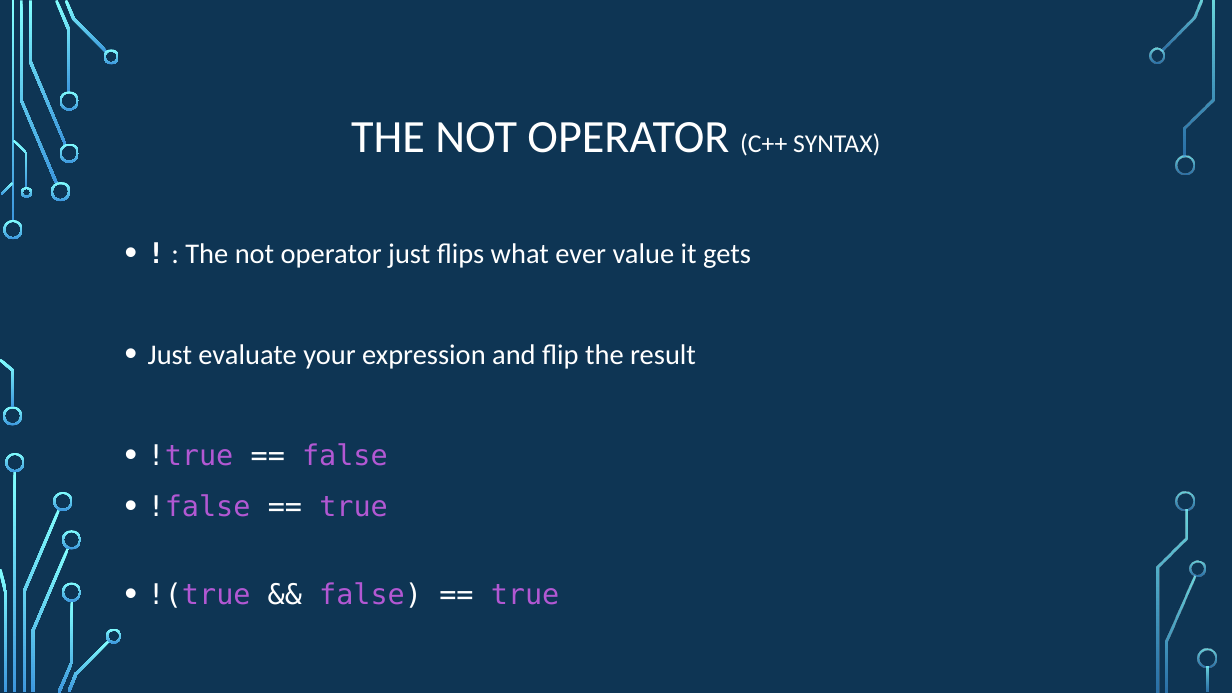
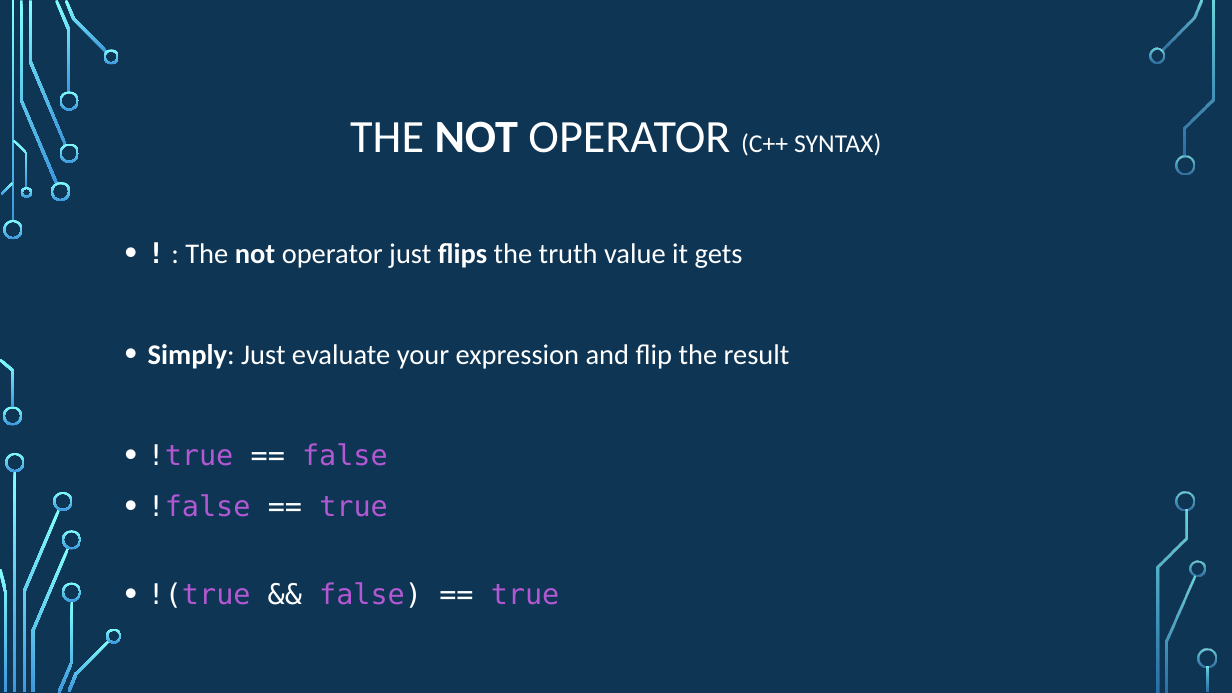
Before and after one commit to psypdt/ZIS_C-_Summer_Course_2019, a slide deck: slide 9 of Day_2/Day_2.pptx. Drawn at 1232x693 pixels with LibreOffice and Linux fonts; fonts in the diff are those of the drawing; background and template pictures are left out. Boxes give left, top, right and bottom in pixels: in the first picture for what was removed or moved away, otherwise in the second. Text is boxed around its words. In the diff, an @@ line names an element or a change of style, - is before the commit and + after.

```diff
--- a/Day_2/Day_2.pptx
+++ b/Day_2/Day_2.pptx
@@ title "THE NOT OPERATOR (C++ SYNTAX)" at (350, 121, 881, 156): bold on in "NOT" @@
@@ text at (148, 243, 790, 369): text changed @@
-• ! : The not operator just flips what ever value it gets
-• Just evaluate your expression and flip the result
+• ! : The not operator just flips the truth value it gets
+• Simply: Just evaluate your expression and flip the result
```
Also in this commit, not shown: 5 other slides changed.
